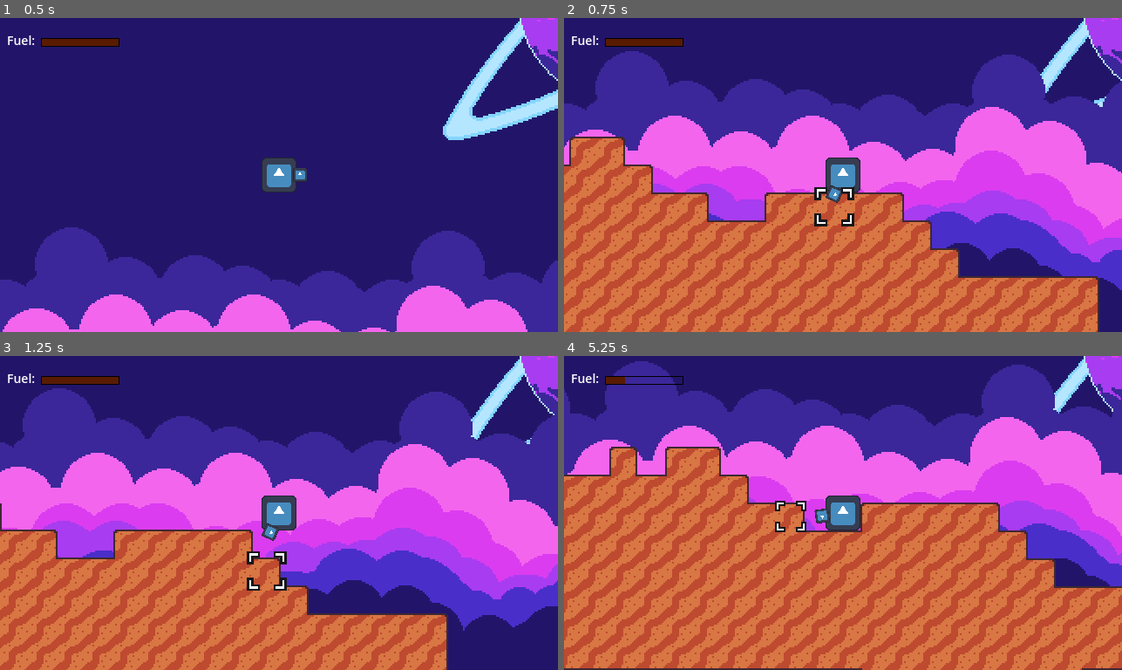
Above: before the commit, frames 1-4 (two rows, left to right).
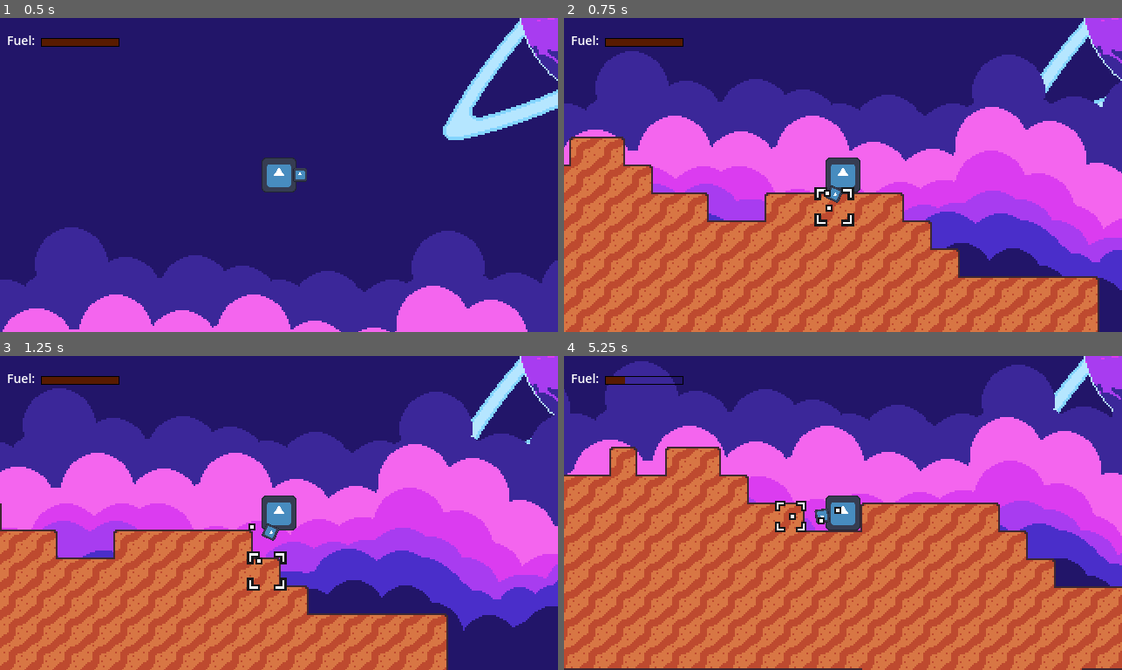
Above: after the commit, the same moments.

Repository: Renan-G-projec/A-Journey-Of-A-Robot
Game: Godot game, scene res://scenes/main_game.tscn
Same seed, same stepped clock (60 frames per second), same inputs: the game is played once before the commit and once after it. The engine's default icon, where the game draws it, is replaced by a stand-in: a white triangle on a blue panel in a dark square.
Inputs (mouse positions are in pixels of both pictures, inside the frame that each line leads up to):
- Up to frame 1 (0.5 s): no input
- Up to frame 2 (0.75 s): tap Enter at 0.5 s; move the mouse to (815, 237) at 0.52 s; press the mouse at (815, 237) at 0.53 s; hold Right (ui_right) from 0.53 s (still down)
- Up to frame 3 (1.25 s): keep holding Right (ui_right); tap Up at 0.77 s
- Up to frame 4 (5.25 s): move the mouse to (1010, 560) at 1.27 s; release the mouse at (1010, 560) at 1.28 s; click (1010, 560) at 1.35 s; tap Up at 1.52, 3.02, 3.77, 4.52 s; move the mouse to (675, 465) at 2.02 s; release Right (ui_right) at 2.03 s; hold Space (UseJetpack) 2.03-2.78 s; hold Left (ui_left) 2.03-4.28 s; click (675, 465) at 2.3 s; move the mouse to (870, 513) at 2.77 s; tap Alt at 2.85 s; click (870, 513) at 3.05 s; move the mouse to (759, 434) at 3.52 s; press the mouse at (759, 434) at 3.53 s; tap Shift at 3.6 s; move the mouse to (965, 497) at 4.27 s; release the mouse at (965, 497) at 4.28 s; hold Right (ui_right) from 4.28 s (still down); click (965, 497) at 4.35 s; move the mouse to (731, 528) at 5.02 s; press the mouse at (731, 528) at 5.03 s

Frame 1 is identical in both runs. In frame 2, less than 0.1% of the frame differs, in the area x 46-49%, y 54-62%; in frame 3, less than 0.1%; in frame 4, less than 0.1%, in the area x 40-50%, y 48-54%.

Commit message:
feat: Added mining basic particles. AMDG

Diff:
--- a/scenes/driil.tscn
+++ b/scenes/driil.tscn
@@ -3,6 +3,16 @@
 [ext_resource type="Texture2D" uid="uid://desc4bbpn04mk" path="res://icon.svg" id="1_jlir2"]
 [ext_resource type="Script" uid="uid://dk7plu8wtyjiw" path="res://scripts/driil.gd" id="1_nystb"]
 [ext_resource type="Texture2D" uid="uid://b73oa65a7koh0" path="res://assets/sprites/selectedBlocSprite.png" id="3_ypvse"]
+[ext_resource type="Texture2D" uid="uid://c1pyy2io1t04e" path="res://assets/sprites/bigParticle.png" id="4_aubse"]
+[ext_resource type="Shader" uid="uid://dp7je6monj61j" path="res://shaders/driil_particles.gdshader" id="4_d3qb6"]
+
+[sub_resource type="ShaderMaterial" id="ShaderMaterial_ypvse"]
+shader = ExtResource("4_d3qb6")
+shader_parameter/targetPos = Vector2(0, 0)
+shader_parameter/speed = 300.0
+shader_parameter/acelleration = 10.0
+shader_parameter/initial_velocity = Vector2(0, 0)
+shader_parameter/initial_offset = Vector2(0, 0)
 
 [node name="Driil" type="Node2D" unique_id=1818039523]
 script = ExtResource("1_nystb")
@@ -19,4 +29,15 @@
 target_position = Vector2(0, 0)
 
 [node name="SelectedBlockEffect" type="Sprite2D" parent="." unique_id=1057735066]
+visible = false
 texture = ExtResource("3_ypvse")
+
+[node name="GPUParticles2D" type="GPUParticles2D" parent="." unique_id=554675850]
+position = Vector2(16, 0)
+scale = Vector2(0.06249999, 0.06250001)
+emitting = false
+amount = 90
+texture = ExtResource("4_aubse")
+lifetime = 5.0
+visibility_rect = Rect2(-2, -2, 4, 4)
+process_material = SubResource("ShaderMaterial_ypvse")
--- a/scripts/driil.gd
+++ b/scripts/driil.gd
@@ -2,9 +2,14 @@
 class_name Drill
 extends Node2D
 
+## TODO: Refactor this file
+## This code mixes particle emission with raycasting and complex behavior
+## All the particle-related code shall be moved soon to it's own script
+
 @onready var raycast: RayCast2D = $RayCast2D
 @onready var sprite: Node2D = $Pivot
 @onready var selected_block_effect: Sprite2D = $SelectedBlockEffect
+@onready var particles: GPUParticles2D = $GPUParticles2D
 
 # Size in tiles
 @export var range: int = 4
@@ -39,7 +44,12 @@
 
         is_facing_block = true;
         facing_block_coords = collision_tile
-        selected_block_effect.global_position = collider.to_global(collider.map_to_local(collision_tile))
+
+        var global_tile_position: Vector2 = collider.to_global(collider.map_to_local(collision_tile))
+        selected_block_effect.global_position = global_tile_position
+
+        # Here it updates in advance. Does not start emitting
+        particles.global_position = global_tile_position
 
     else:
         is_facing_block = false;
@@ -65,3 +75,17 @@
 
 func update_timers(delta: float) -> void:
     facing_block_animation_timer -= delta
+
+func start_emitting_particles() -> void:
+    particles.emitting = true;
+
+func _process(_delta: float) -> void:
+    if particles.emitting:
+        var process_material: ShaderMaterial = particles.process_material as ShaderMaterial
+        if process_material:
+            process_material.set_shader_parameter("targetPos", sprite.global_position)
+            process_material.set_shader_parameter("initial_velocity", Vector2.from_angle(deg_to_rad(randi_range(0, 360))) * 48)
+            process_material.set_shader_parameter("initial_offset", Vector2(randi_range(-8, 8), randi_range(-4, 4)))
+
+func stop_emitting_particles() -> void:
+    particles.emitting = false
--- a/scripts/player.gd
+++ b/scripts/player.gd
@@ -30,7 +30,12 @@
         velocity.y = max(velocity.y, -jetpack_max_velocity)
         fuel_changed.emit(jetpack_current_fuel)
 
-    if Input.is_action_pressed("MineFacingBlock"): drill.mine()
+    if Input.is_action_pressed("MineFacingBlock"):
+        if (drill.is_facing_block): drill.start_emitting_particles()
+        drill.mine()
+    else:
+        drill.stop_emitting_particles()
+    if !(drill.is_facing_block): drill.stop_emitting_particles()
 
     var direction := Input.get_axis("ui_left", "ui_right")
     if direction:
--- /dev/null
+++ b/shaders/driil_particles.gdshader
@@ -0,0 +1,25 @@
+shader_type particles;
+
+uniform vec2 targetPos;
+uniform float speed = 300.0;
+uniform float acelleration = 10.0;
+uniform vec2 initial_velocity = vec2(0.0);
+uniform vec2 initial_offset = vec2(0.0);
+
+void start() {
+	TRANSFORM[3].xy = EMISSION_TRANSFORM[3].xy + initial_offset;
+    VELOCITY.xy = initial_velocity;
+}
+
+void process() {
+	vec2 position = TRANSFORM[3].xy;
+    vec2 direction = targetPos - position;
+
+    if (length(direction) < 10.0) {
+        ACTIVE = false;
+    } else {
+        VELOCITY.xy = mix(VELOCITY.xy, normalize(direction) * speed, 1.0 - exp(-acelleration * DELTA));
+        TRANSFORM[3].xy += VELOCITY.xy * DELTA;
+    }
+
+}
Binary file added: assets/sprites/bigParticle.png
Not shown, added: assets/sprites/bigParticle.png.import
Binary file added: assets/sprites/littleParticle.png
Not shown, added: assets/sprites/littleParticle.png.import
Not shown, added: shaders/driil_particles.gdshader.uid
